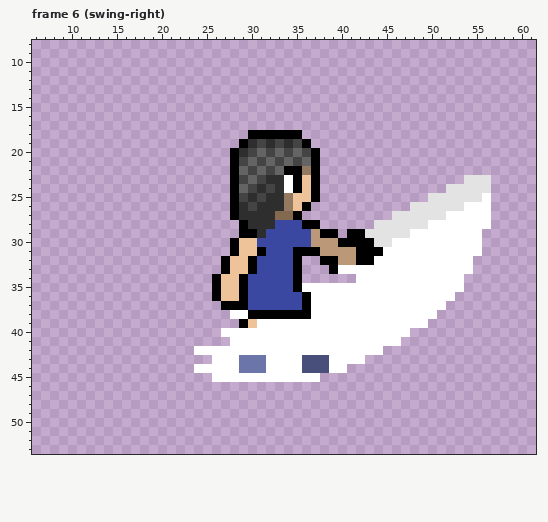
Pixel-art file: Shroomfall/entity/player/item.aseprite. That is the earlier state.
64x64 pixels, 32 frames. Shown: frame 6 (swing-right): x 6..61, y 8..53. The commit also changed other frames, which this record leaves out.
After the commit:
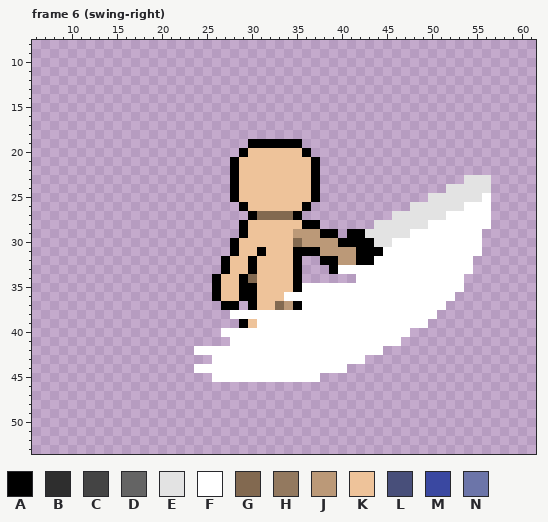
Palette (. is transparent): A #000000  B #2e2e2e  C #444444  D #646464  E #e3e3e3  F #ffffff  G #826950  H #93795f  J #bb9978  K #eec39a  L #484f7a  M #3a48a1  N #6c75a9
The exact change:
--- frame 6 (swing-right), layer "Layer 3"
@@ x 26..39 @@
 17 ..............
-18 ....AAAAAA....
-19 ...ABCBCBCA...
-20 ..ABCDCDCDCA..
-21 ..ACDCDCDCDA..
-22 ..ADCDCDAAHA..
-23 ..ACDCBBFAKA..
-24 ..ADCBCBFAKA..
-25 ..ACBCBBHKKA..
-26 ..ABCBBBHKA...
-27 ..ABBBBGGA....
-28 ...ABBBMMMAA..
-29 ...AABMMMMMJAA
-30 ..AKKMMMMMMJJJ
-31 ..AKKAMMMAAAJJ
-32 .AKKAMMMMA..AA
-33 .AKKAMMMMA...A
-34 AKKAMMMMMA....
-35 AKKAMMMMMAFFFF
-36 AKKAMMMMMMAFFF
-37 .AAAMMMMMMAFFF
-38 ..FFAAAAAAAFFF
+18 ..............
+19 ....AAAAAA....
+20 ...AKKKKKKA...
+21 ..AKKKKKKKKA..
+22 ..AKKKKKKKKA..
+23 ..AKKKKKKKKA..
+24 ..AKKKKKKKKA..
+25 ..AKKKKKKKKA..
+26 ...AKKKKKKA...
+27 ....AGGGGA....
+28 ...AKKKKKKAA..
+29 ...AKKKKKJJJAA
+30 ..AKKKKKKGJJJJ
+31 ..AKKAKKKAAAJJ
+32 .AKKAKKKKA..AA
+33 .AKKAKKKKA...A
+34 AKKAGKKKKA....
+35 AKKAAKKKKAFFFF
+36 AKKAAKKKFFFFFF
+37 .AA.AKKGJAFFFF
+38 ..FFFFFFFFFFFF
 39 ...AKFFFFFFFFF
@@ x 27..40 @@
 42 FFFFFFFFFFFFFF
-43 FFNNNFFFFLLLFF
-44 FFNNNFFFFLLLFF
+43 FFFFFFFFFFFFFF
+44 FFFFFFFFFFFFFF
 45 FFFFFFFFFFF...
Pixel boxes of the changes (left, top, right, bottom) in both pictures:
changed: (230, 130, 329, 373)
